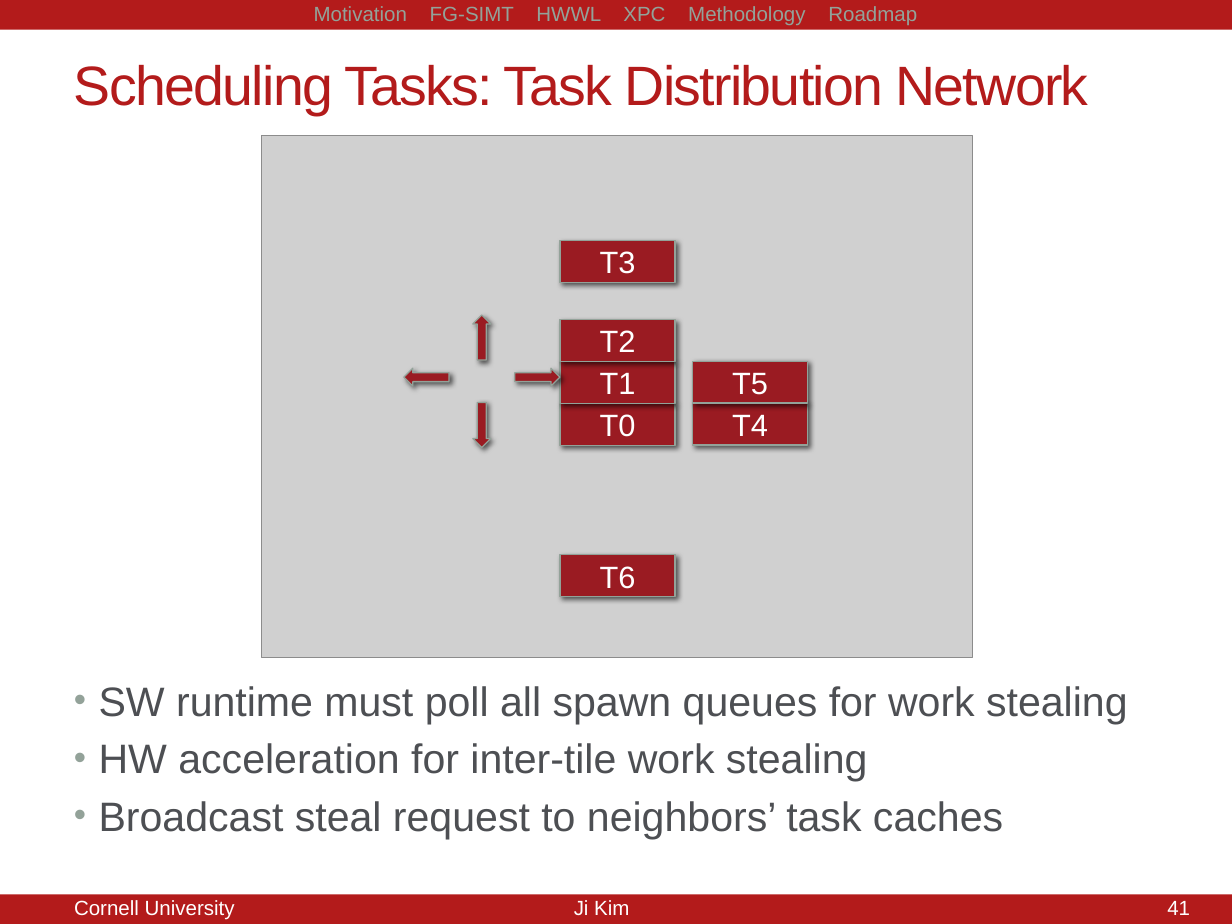
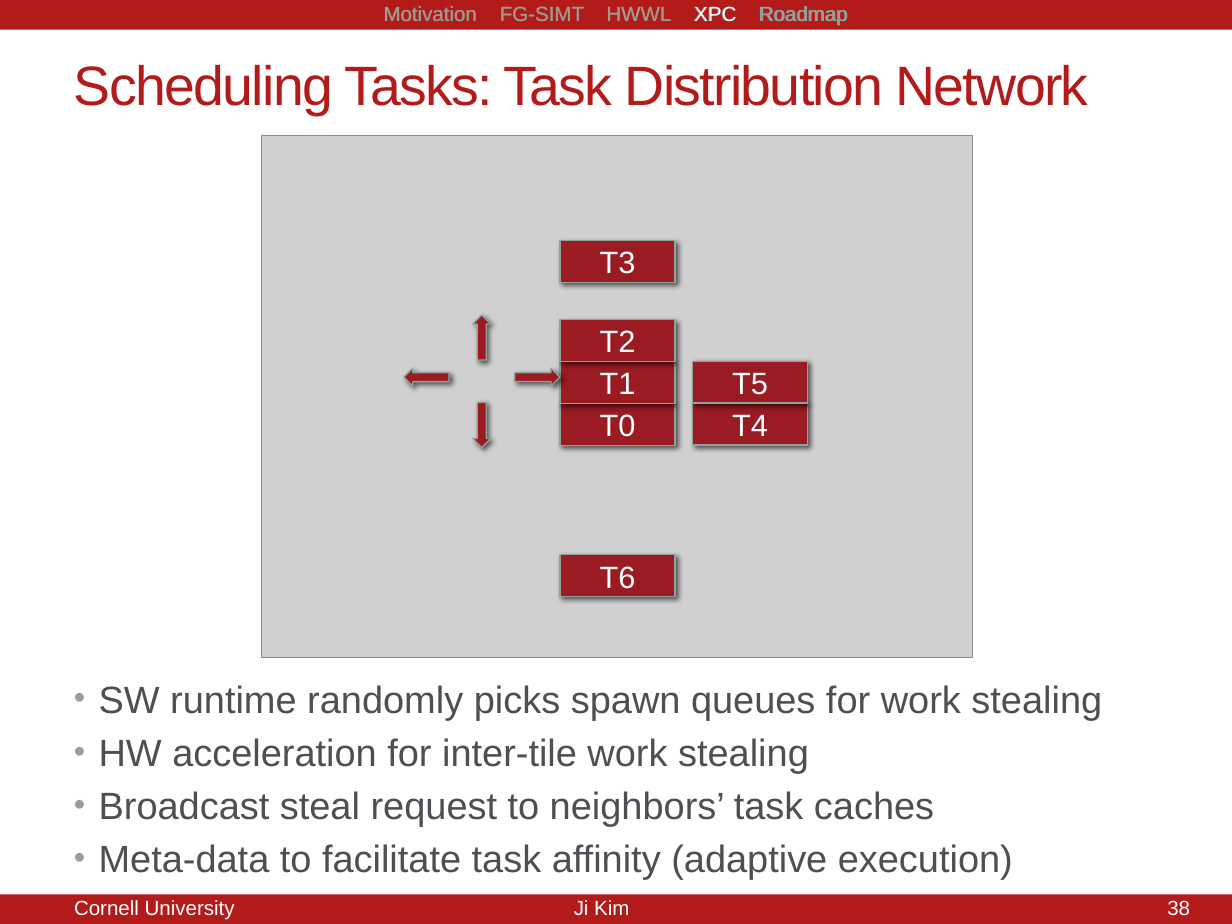
Before and after one commit to jyk46/presentation-csl-aexam, a slide deck: slide 38 of a-exam-10082014.pptx (slide 41 before the commit). Drawn at 1232x924 pixels with LibreOffice and Linux fonts; fonts in the diff are those of the drawing; grey boxes stand for pictures. Boxes give left, top, right and bottom in pixels: in the first picture for what was removed or moved away, otherwise in the second. Text is boxed around its words. In the diff, an @@ line names an element or a change of style, - is before the commit and + after.

```diff
--- a/a-exam-10082014.pptx
+++ b/a-exam-10082014.pptx
@@ text added at <box>0,0,1232,32</box>, 12 pt, text #A2998B @@
+Motivation FG-SIMT HWWL XPC Roadmap
@@ text at <box>383,6,847,26</box>: text changed @@
-Motivation FG-SIMT HWWL XPC Methodology Roadmap
+Motivation FG-SIMT HWWL XPC Roadmap
@@ text at <box>99,685,1102,720</box>: text changed; size 24 to 22.2 pt @@
-• SW runtime must poll all spawn queues for work stealing
+• SW runtime randomly picks spawn queues for work stealing
@@ text at <box>99,738,934,826</box>: size 24 to 22.2 pt in "HW acceleration for inter-tile work stealing", "Broadcast steal request to neighbors’ task caches" @@
@@ text at <box>99,844,1013,879</box>: paragraph added @@
+• Meta-data to facilitate task affinity (adaptive execution)
@@ page number at <box>1139,900,1190,916</box>: text changed @@
-41/21
+38/21
@@ page number at <box>1167,900,1190,916</box>: text changed @@
-41
+38
```
Also in this commit, not shown: 51 other slides changed, 6 slides added, 2 slides removed, 2 other files.
